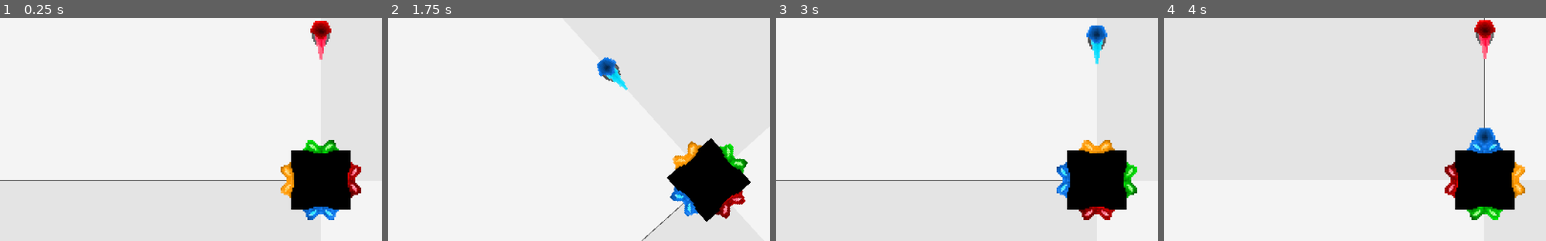
Above: before the commit, frames 1-4 (left to right).
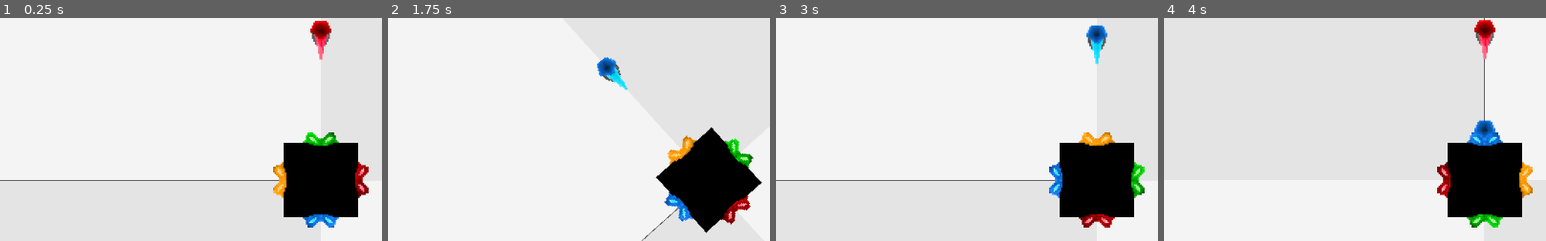
Above: after the commit, the same moments.

Repository: KeatonMueller/polymonous
Game: Godot game, scene res://Scenes/Main/MainScene.tscn
The game is run twice, just before and just after one commit, with the same random seed, the same clock (stepped at 60 frames per second) and the same inputs.
Inputs:
- Up to frame 1 (0.25 s): no input
- Up to frame 2 (1.75 s): tap Enter (new_game) at 0.5, 1.35 s; hold Right (rot_right) 0.53-1.28 s; tap S (drop) at 0.6 s; tap Space at 1.25 s; hold Left (rot_left) from 1.28 s (still down)
- Up to frame 3 (3 s): release Left (rot_left) at 2.03 s; hold Right (rot_right) from 2.03 s (still down); tap S (drop) at 2.1 s; tap Enter (new_game) at 2.85 s
- Up to frame 4 (4 s): tap Enter (new_game) at 3.5 s; release Right (rot_right) at 3.53 s; hold Left (rot_left) from 3.53 s (still down); tap S (drop) at 3.6 s
The pictures show only the part of the screen within x 8-58%, y 14-64%; the shares and areas given below are measured in that part.

The runs differ from the first frame. In frame 1, 3.8% of the frame differs, in the area x 71-97%, y 51-95%; in frame 2, 4.0%; in frame 3, 3.8%; in frame 4, 4.1%, in the area x 71-97%, y 45-95%.

Commit message:
unify base radii

Diff:
--- a/Scenes/Base/Base4.gd
+++ b/Scenes/Base/Base4.gd
@@ -2,4 +2,4 @@
 
 func _ready():
 	num_sides = 4		# number of sides on base
-	radius = 40.0	    # "radius" ie distance from center to midpoint of side
+	radius = 50.0	    # "radius" ie distance from center to midpoint of side
--- a/Scenes/Base/Base4.tscn
+++ b/Scenes/Base/Base4.tscn
@@ -7,17 +7,17 @@
 [ext_resource path="res://Textures/Base/sprite_3.png" type="Texture" id=5]
 
 [sub_resource type="RectangleShape2D" id=1]
-extents = Vector2( 40, 40 )
+extents = Vector2( 50, 50 )
 
 [node name="Base" type="StaticBody2D"]
 z_index = 1
 script = ExtResource( 1 )
 
 [node name="ColorRect" type="ColorRect" parent="."]
-margin_left = -40.0
-margin_top = -40.0
-margin_right = 40.0
-margin_bottom = 40.0
+margin_left = -50.0
+margin_top = -50.0
+margin_right = 50.0
+margin_bottom = 50.0
 rect_pivot_offset = Vector2( 25, 25 )
 color = Color( 0, 0, 0, 1 )
 __meta__ = {
@@ -29,14 +29,14 @@
 shape = SubResource( 1 )
 
 [node name="Sprite0" type="Sprite" parent="."]
-position = Vector2( 0, -40 )
+position = Vector2( 0, -50 )
 scale = Vector2( 2, 2 )
 z_index = 1
 texture = ExtResource( 2 )
 offset = Vector2( 0, -1 )
 
 [node name="Sprite1" type="Sprite" parent="."]
-position = Vector2( 40, 0 )
+position = Vector2( 50, 0 )
 rotation = 1.5708
 scale = Vector2( 2, 2 )
 z_index = 1
@@ -44,7 +44,7 @@
 offset = Vector2( 0, -1 )
 
 [node name="Sprite2" type="Sprite" parent="."]
-position = Vector2( 0, 40 )
+position = Vector2( 0, 50 )
 rotation = 3.14159
 scale = Vector2( 2, 2 )
 z_index = 2
@@ -52,7 +52,7 @@
 offset = Vector2( 0, -1 )
 
 [node name="Sprite3" type="Sprite" parent="."]
-position = Vector2( -40, 0 )
+position = Vector2( -50, 0 )
 rotation = 4.71239
 scale = Vector2( 2, 2 )
 z_index = 3
--- a/Scenes/Base/Base5.gd
+++ b/Scenes/Base/Base5.gd
@@ -2,4 +2,4 @@
 
 func _ready():
 	num_sides = 5
-	radius = 33.0
+	radius = 50.0
--- a/Scenes/Base/Base5.tscn
+++ b/Scenes/Base/Base5.tscn
@@ -8,23 +8,23 @@
 script = ExtResource( 2 )
 
 [node name="Sprite" type="Sprite" parent="."]
-scale = Vector2( 1.1, 1.1 )
+scale = Vector2( 1.65, 1.65 )
 z_index = 1
 texture = ExtResource( 1 )
 
 [node name="CollisionPolygon2D" type="CollisionPolygon2D" parent="."]
 visible = false
-polygon = PoolVector2Array( 24.1584, -32.8806, 38.2935, 12.398, 0.0481262, 41.0131, -38.8178, 12.6278, -24.1081, -32.8806 )
+polygon = PoolVector2Array( 36.33, -50, 58.78, 19.1, 0, 61.8, -58.78, 19.1, -36.33, -50 )
 
 [node name="Sprite0" type="Sprite" parent="."]
-position = Vector2( 0, -33 )
+position = Vector2( 0, -50 )
 scale = Vector2( 2, 2 )
 z_index = 1
 texture = ExtResource( 3 )
 offset = Vector2( 0, -1 )
 
 [node name="Sprite1" type="Sprite" parent="."]
-position = Vector2( 31.38, -10.2 )
+position = Vector2( 47.55, -15.45 )
 rotation = 1.25664
 scale = Vector2( 2, 2 )
 z_index = 1
@@ -32,7 +32,7 @@
 offset = Vector2( 0, -1 )
 
 [node name="Sprite2" type="Sprite" parent="."]
-position = Vector2( 19.4, 26.7 )
+position = Vector2( 29.39, 40.45 )
 rotation = 2.51327
 scale = Vector2( 2, 2 )
 z_index = 1
@@ -40,7 +40,7 @@
 offset = Vector2( 0, -1 )
 
 [node name="Sprite3" type="Sprite" parent="."]
-position = Vector2( -19.4, 26.7 )
+position = Vector2( -29.39, 40.45 )
 rotation = -2.51327
 scale = Vector2( 2, 2 )
 z_index = 1
@@ -48,7 +48,7 @@
 offset = Vector2( 0, -1 )
 
 [node name="Sprite4" type="Sprite" parent="."]
-position = Vector2( -31.38, -10.2 )
+position = Vector2( -47.55, -15.45 )
 rotation = -1.25664
 scale = Vector2( 2, 2 )
 z_index = 1
--- a/Scenes/Base/Base6.gd
+++ b/Scenes/Base/Base6.gd
@@ -2,4 +2,4 @@
 
 func _ready():
 	num_sides = 6
-	radius = 42
+	radius = 50.0
--- a/Scenes/Base/Base6.tscn
+++ b/Scenes/Base/Base6.tscn
@@ -9,51 +9,49 @@
 script = ExtResource( 2 )
 
 [node name="Sprite" type="Sprite" parent="."]
-position = Vector2( -0.129623, 0 )
-scale = Vector2( 1.3, 1.3 )
+scale = Vector2( 1.55, 1.55 )
 texture = ExtResource( 1 )
 
 [node name="CollisionPolygon2D" type="CollisionPolygon2D" parent="."]
 visible = false
-build_mode = 1
-polygon = PoolVector2Array( 23.6122, -40.8497, 47.7222, -0.147903, 24.001, 41.5909, -23.7005, 41.5909, -47.0328, 0.111343, -23.8301, -41.4979 )
+polygon = PoolVector2Array( 28.87, -50, 57.735, 0, 28.87, 50, -28.87, 50, -57.735, 0, -28.87, -50 )
 
 [node name="Sprite0" type="Sprite" parent="."]
-position = Vector2( 0, -41.57 )
+position = Vector2( 0, -50 )
 scale = Vector2( 2, 2 )
 texture = ExtResource( 3 )
 offset = Vector2( 0, -1 )
 
 [node name="Sprite1" type="Sprite" parent="."]
-position = Vector2( 36, -20.78 )
+position = Vector2( 43.3, -25 )
 rotation = 1.0472
 scale = Vector2( 2, 2 )
 texture = ExtResource( 3 )
 offset = Vector2( 0, -1 )
 
 [node name="Sprite2" type="Sprite" parent="."]
-position = Vector2( 36, 20.78 )
+position = Vector2( 43.3, 25 )
 rotation = 2.0944
 scale = Vector2( 2, 2 )
 texture = ExtResource( 3 )
 offset = Vector2( 0, -1 )
 
 [node name="Sprite3" type="Sprite" parent="."]
-position = Vector2( 0, 41.57 )
+position = Vector2( 0, 50 )
 rotation = 3.14159
 scale = Vector2( 2, 2 )
 texture = ExtResource( 3 )
 offset = Vector2( 0, -1 )
 
 [node name="Sprite4" type="Sprite" parent="."]
-position = Vector2( -36, 20.78 )
+position = Vector2( -43.3, 25 )
 rotation = -2.0944
 scale = Vector2( 2, 2 )
 texture = ExtResource( 3 )
 offset = Vector2( 0, -1 )
 
 [node name="Sprite5" type="Sprite" parent="."]
-position = Vector2( -36, -20.78 )
+position = Vector2( -43.3, -25 )
 rotation = -1.0472
 scale = Vector2( 2, 2 )
 texture = ExtResource( 3 )
